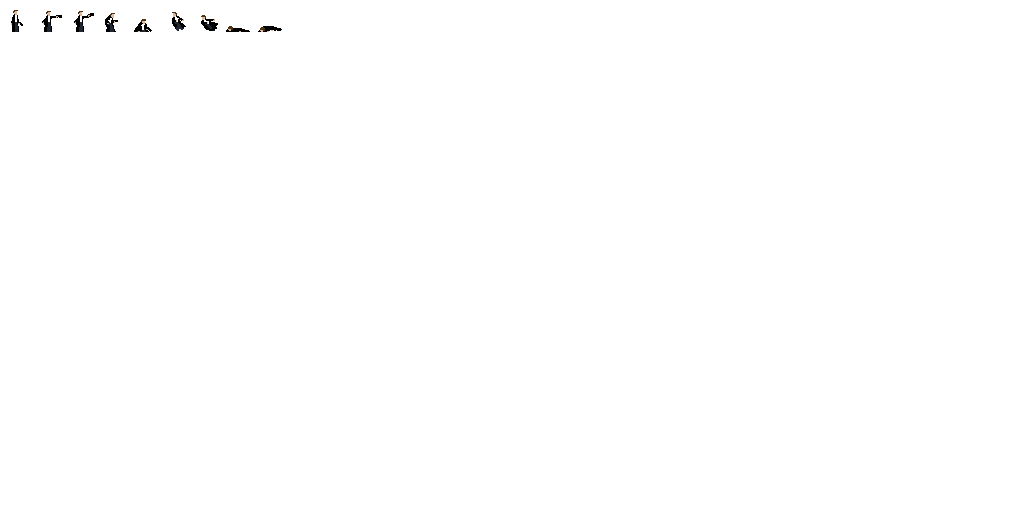
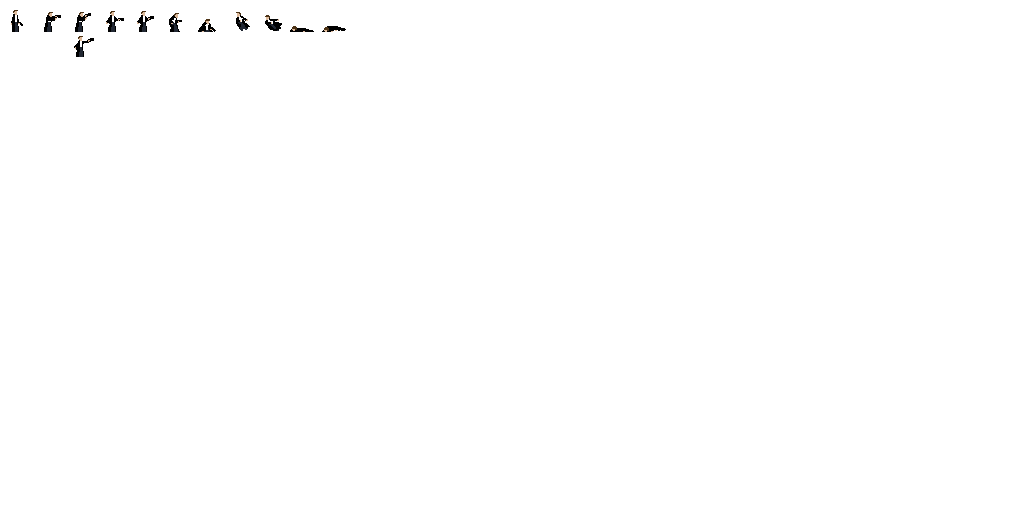
Layer changes from the first w=1024, h=512 image to the second:
painted on "tiles" over [13, 11, 346, 57]
